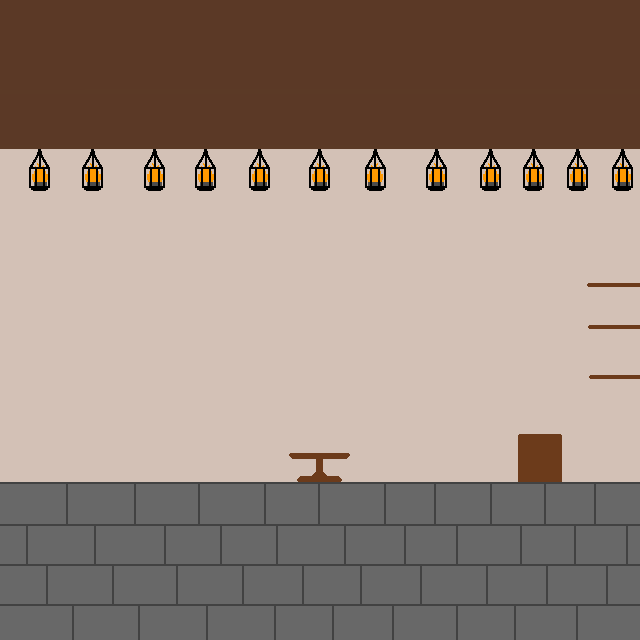
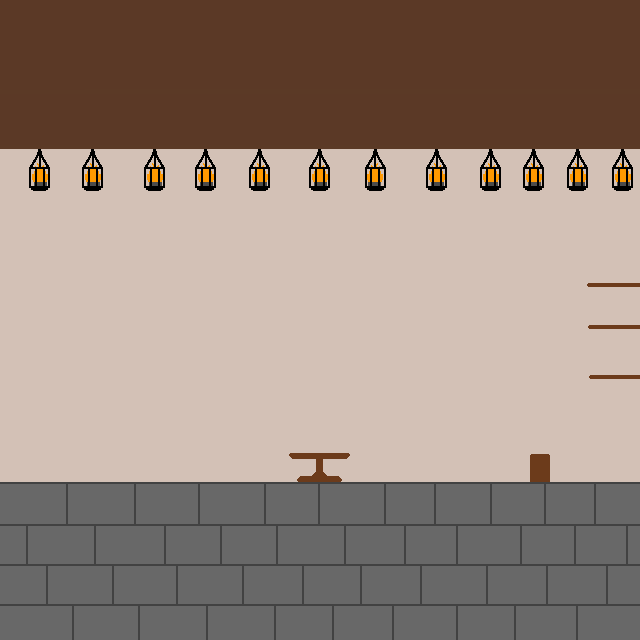
Two versions of the same layered image (640px x 640px). Layer-by-layer changes:
painted on "Bar" over <box>518,434,562,482</box>
